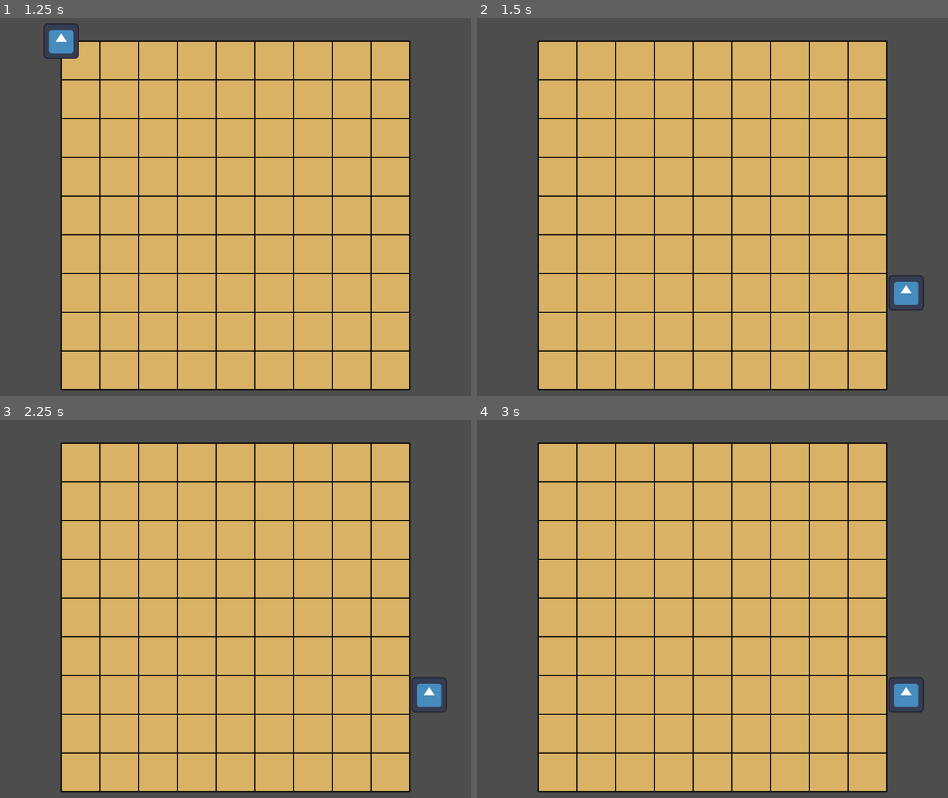
Above: before the commit, frames 1-4 (two rows, left to right).
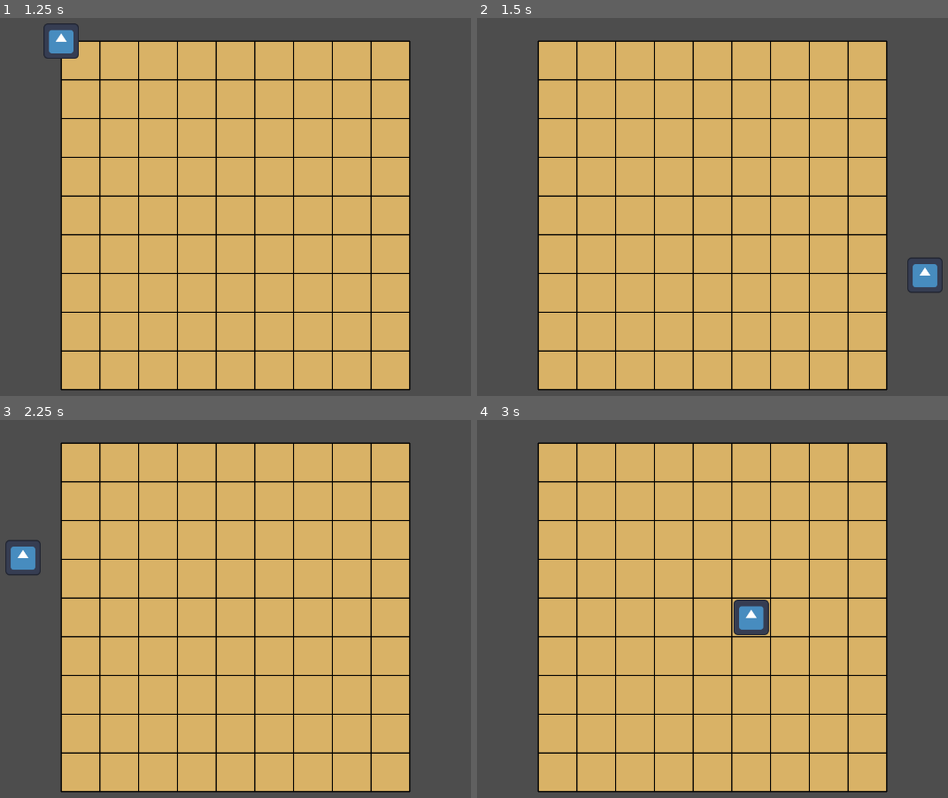
Above: after the commit, the same moments.

Repository: oruponu/project_ryoran
Game: Godot game, scene res://main.tscn
Same seed, same stepped clock (60 frames per second), same inputs: the game is played once before the commit and once after it. The engine's default icon, where the game draws it, is replaced by a stand-in: a white triangle on a blue panel in a dark square.
Inputs (mouse positions are in pixels of both pictures, inside the frame that each line leads up to):
- Up to frame 1 (1.25 s): tap Enter at 0.5 s; move the mouse to (61, 40) at 0.52 s; click (61, 40) at 0.67 s
- Up to frame 2 (1.5 s): tap Space at 1.25 s; move the mouse to (924, 275) at 1.27 s; click (924, 275) at 1.42 s
- Up to frame 3 (2.25 s): tap Enter at 2 s; move the mouse to (23, 556) at 2.02 s; click (23, 556) at 2.17 s
- Up to frame 4 (3 s): tap Space at 2.75 s; move the mouse to (750, 616) at 2.77 s; click (750, 616) at 2.92 s

Frame 1 is identical in both runs. In frame 2, 0.8% of the frame differs, in the area x 87-99%, y 63-78%; in frame 3, 0.8%; in frame 4, 1.1%, in the area x 54-95%, y 47-78%.

Commit message:
盤外への駒の配置を禁止

Diff:
--- a/piece.gd
+++ b/piece.gd
@@ -2,6 +2,8 @@
 
 
 const GRID_SIZE = 70
+const BOARD_COLS = 9
+const BOARD_ROWS = 9
 
 var is_held = false
 
@@ -20,9 +22,14 @@
 		else:
 			z_index = 0
 
-			# 駒をマスの中央に配置
 			var col = floor(position.x / GRID_SIZE)
 			var row = floor(position.y / GRID_SIZE)
-			var new_x = (col * GRID_SIZE) + (GRID_SIZE / 2.0)
-			var new_y = (row * GRID_SIZE) + (GRID_SIZE / 2.0)
-			position = Vector2(new_x, new_y)
+
+			if col >= 0 and col < BOARD_COLS and row >= 0 and row < BOARD_ROWS:
+				# 駒をマスの中央に配置
+				var new_x = (col * GRID_SIZE) + (GRID_SIZE / 2.0)
+				var new_y = (row * GRID_SIZE) + (GRID_SIZE / 2.0)
+				position = Vector2(new_x, new_y)
+			else:
+				is_held = true
+				z_index = 10
